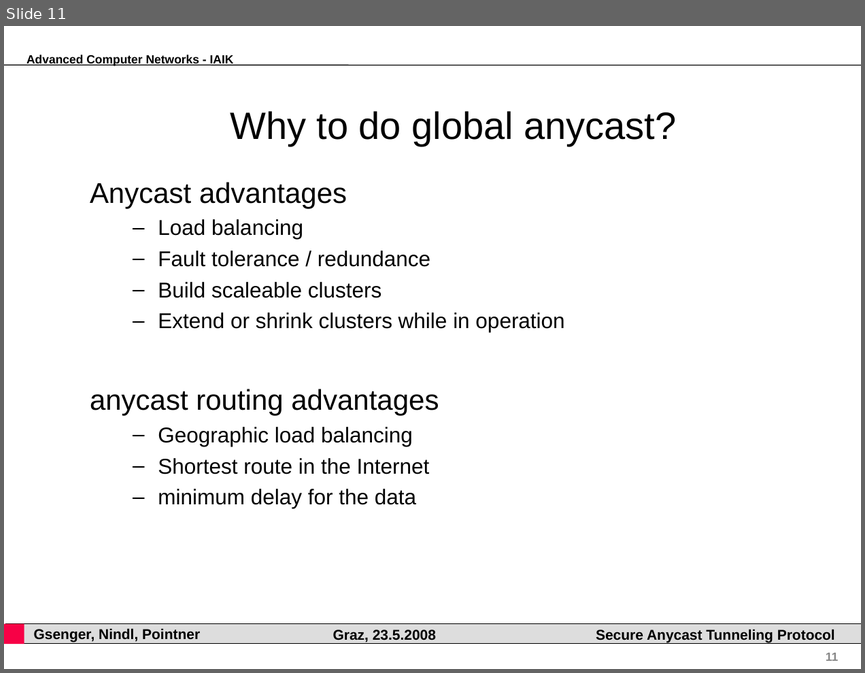
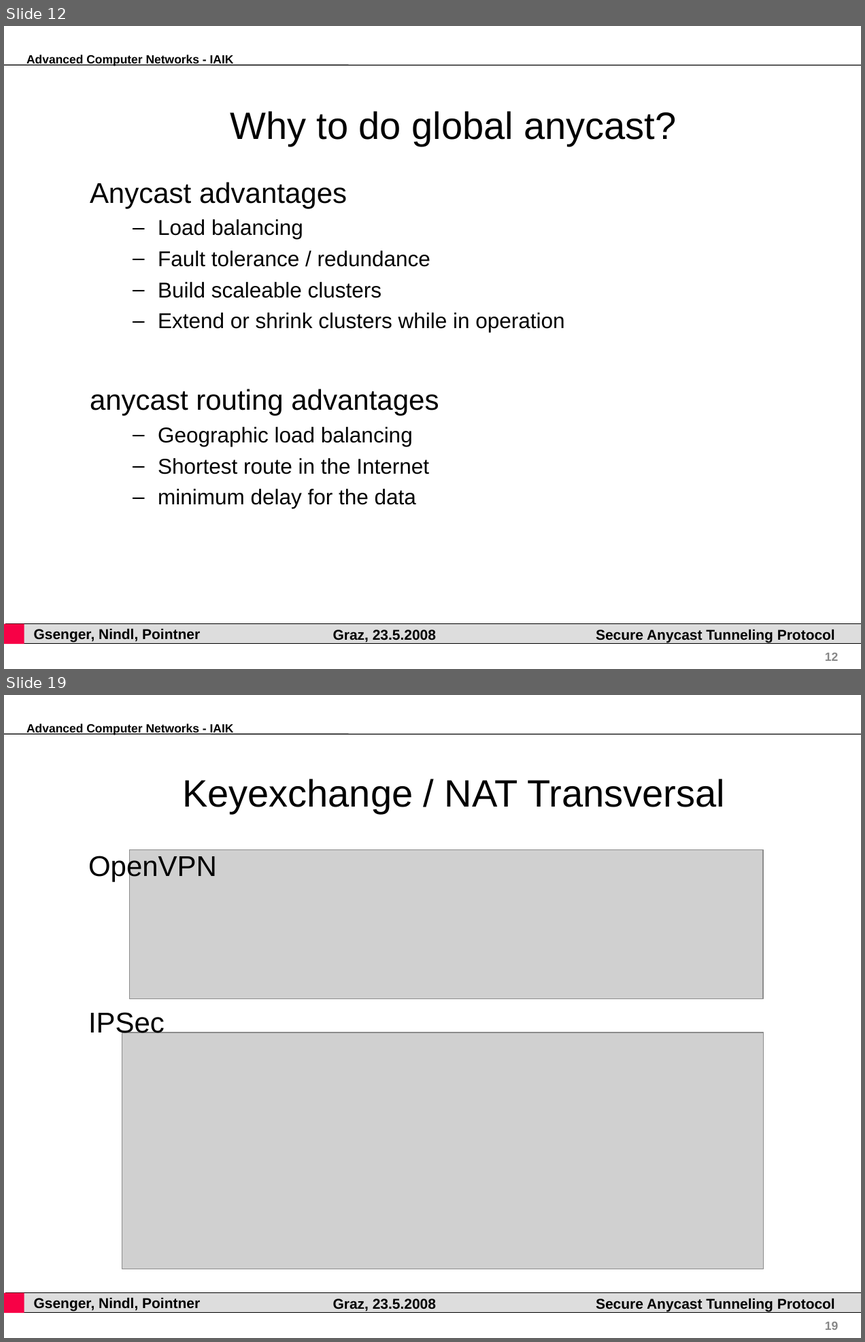
Before and after one commit to pyhedgehog/anytun, a slide deck: papers/acn.ppt. Shown one above the other, each under a label of ours: slide 11 before the commit, slides 12 and 19 after it; the slides between them are not shown. The pictures are 865x673 and 865x1342 pixels, drawn with LibreOffice and Linux fonts; fonts in the diff are those of the drawing; grey boxes stand for pictures; background and template pictures are left out. Boxes give left, top, right and bottom in pixels: in the first picture for what was removed or moved away, otherwise in the second. Text is boxed around its words. In the diff, an @@ line names an element or a change of style, - is before the commit and + after.

```diff
--- a/papers/acn.ppt
+++ b/papers/acn.ppt
@@ slide 19 added at (4,695,861,1338), background #FFFFFF; not listed: 7 template elements that a slide beside it also shows @@
@@ title added at (182,779,724,813), 32 pt, text #000000 @@
+Keyexchange / NAT Transversal
@@ text added at (88,853,217,1038), 24 pt, text #000000 @@
+OpenVPN
+IPSec
@@ picture added at (130,850,763,999) @@
@@ picture added at (122,1032,763,1269) @@
@@ what was slide 11 is now slide 12 @@
@@ page number at (825,652,838,660): text changed @@
-11
+12
```
Also in this commit, not shown: 17 other slides added, 1 slide removed, 10 other files.
